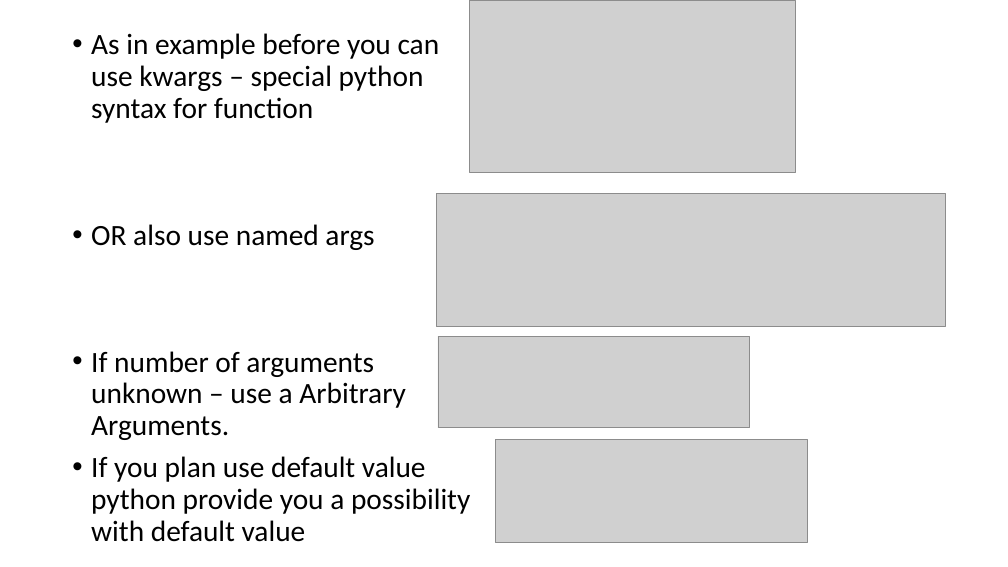
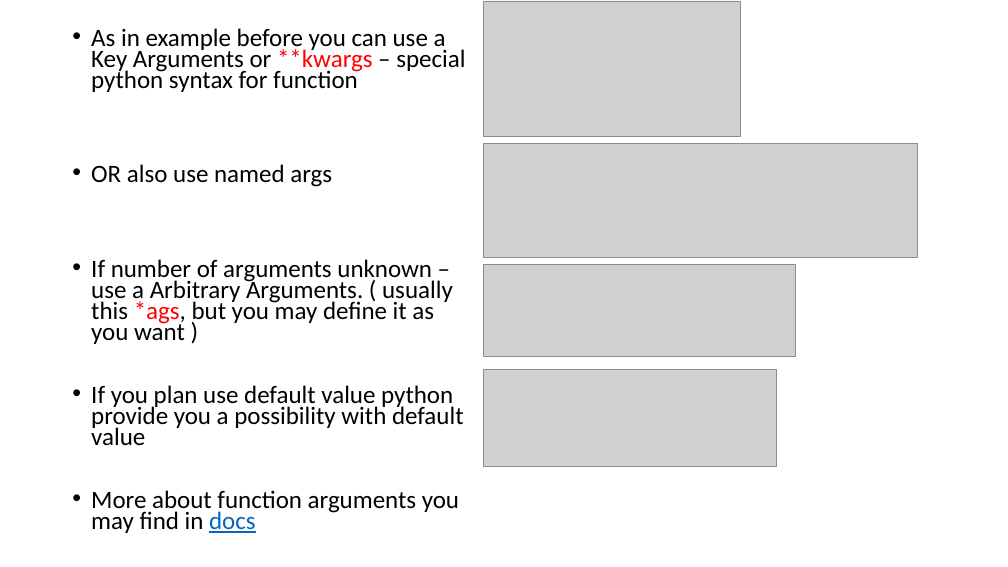
Before and after one commit to WonderLuc/brother-bootcamp, a slide deck: slide 46 of python 101/python_101.pptx. Drawn at 1008x567 pixels with LibreOffice and Linux fonts; fonts in the diff are those of the drawing; grey boxes stand for pictures; background and template pictures are left out. Boxes give left, top, right and bottom in pixels: in the first picture for what was removed or moved away, otherwise in the second. Text is boxed around its words. In the diff, an @@ line names an element or a change of style, - is before the commit and + after.

Commit message:
feat: add functions block

```diff
--- a/python 101/python_101.pptx
+++ b/python 101/python_101.pptx
@@ text at bbox=[91, 28, 465, 92]: text changed; size 28 to 23.8 pt @@
-• As in example before you can use kwargs – special python syntax for function
+• As in example before you can use a Key Arguments or **kwargs – special python syntax for function
@@ picture: place and size @@
-picture at bbox=[470, 0, 796, 172]
+picture at bbox=[484, 1, 740, 137]
@@ picture: place and size @@
-picture at bbox=[436, 193, 945, 327]
+picture at bbox=[484, 144, 917, 257]
@@ text at bbox=[91, 164, 464, 446]: size 28 to 23.8 pt in "OR also use named args", "If you plan use default value python ..."; line spacing 0.9 to 0.7 @@
@@ text at bbox=[91, 259, 453, 344]: text changed; size 28 to 23.8 pt @@
-• If number of arguments unknown – use a Arbitrary Arguments.
+• If number of arguments unknown – use a Arbitrary Arguments. ( usually this *ags, but you may define it as you want )
@@ picture: place and size @@
-picture at bbox=[438, 336, 749, 428]
+picture at bbox=[484, 264, 796, 356]
@@ picture: place and size @@
-picture at bbox=[495, 440, 807, 543]
+picture at bbox=[484, 370, 777, 467]
@@ text at bbox=[91, 490, 459, 533]: paragraph added @@
+• More about function arguments you may find in docs
```
Also in this commit, not shown: 7 other slides changed, 4 slides added, 5 other files.
